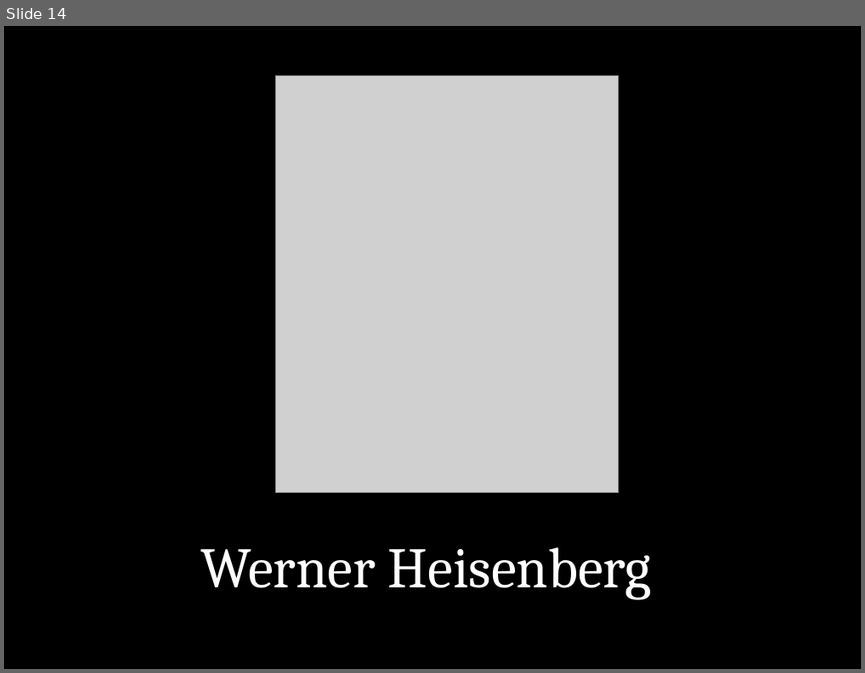
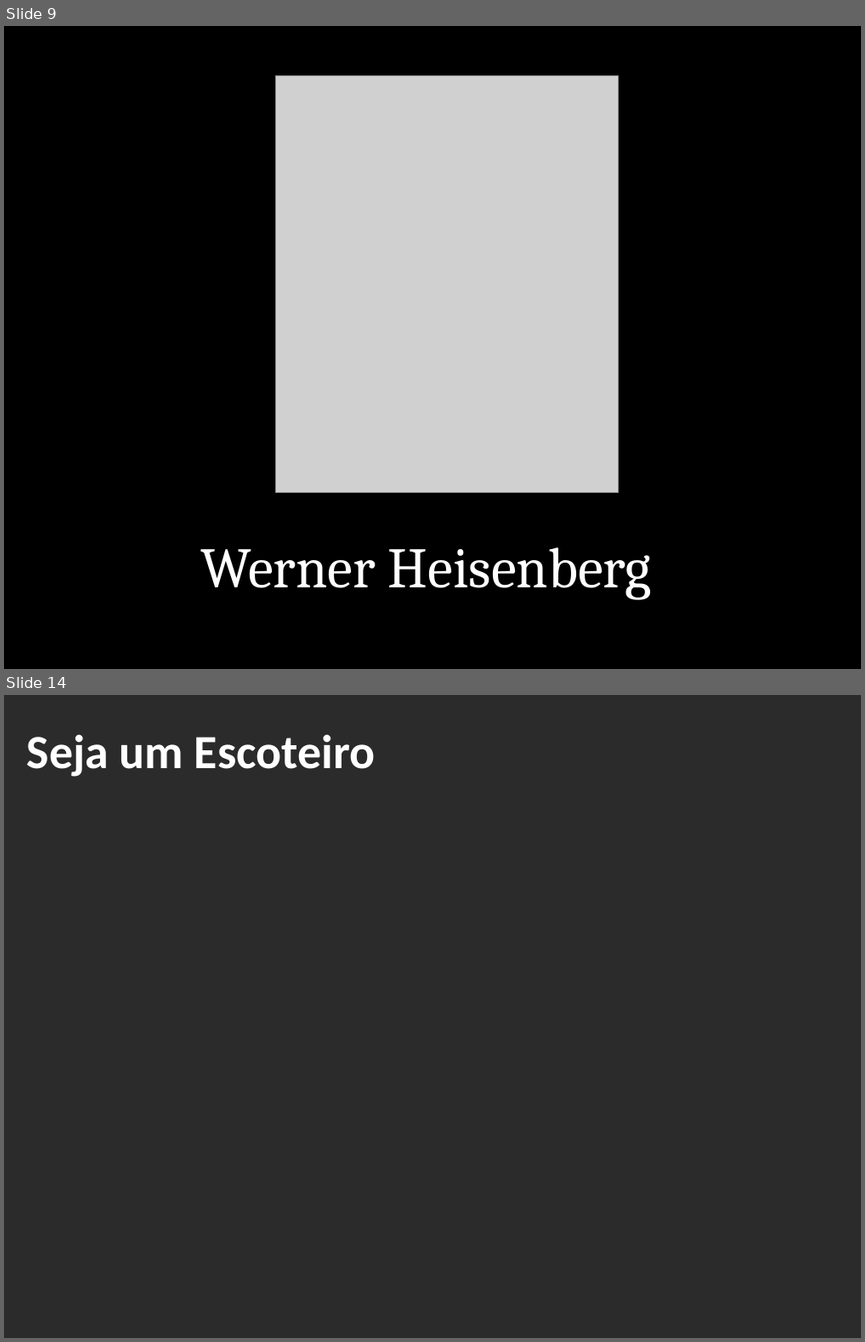
Before and after one commit to juanplopes/ci-alem-do-build, a slide deck: Presentation.pptx. Shown one above the other, each under a label of ours: slide 14 before the commit, slides 9 and 14 after it; the slides between them are not shown. The pictures are 865x673 and 865x1342 pixels, drawn with LibreOffice and Linux fonts; fonts in the diff are those of the drawing; grey boxes stand for pictures; background and template pictures are left out; a plain dark background stands for a picture behind light text. Boxes give left, top, right and bottom in pixels: in the first picture for what was removed or moved away, otherwise in the second. Text is boxed around its words. In the diff, an @@ line names an element or a change of style, - is before the commit and + after.

```diff
--- a/Presentation.pptx
+++ b/Presentation.pptx
@@ slide 14 added at (x1=4, y1=695, x2=861, y2=1338), background picture (left out) @@
@@ text added at (x1=27, y1=734, x2=375, y2=777), 40 pt, text #FFFFFF, bold @@
+Seja um Escoteiro
@@ what was slide 14 is now slide 9 @@
```
Also in this commit, not shown: 6 slides changed, 18 other slides added, 14 slides removed, 3 other files.
